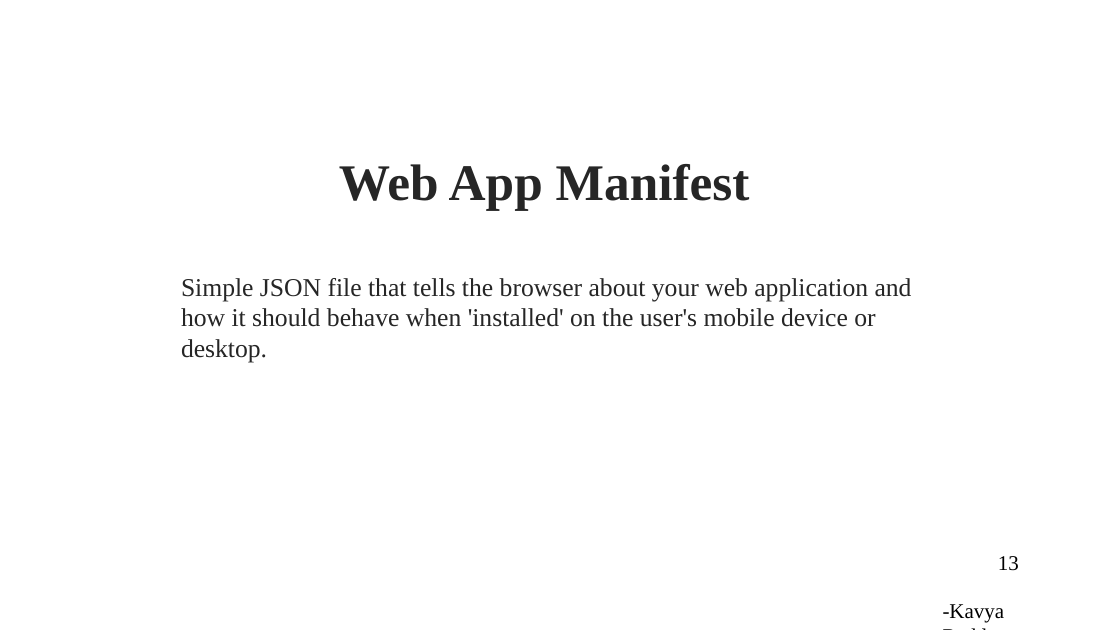
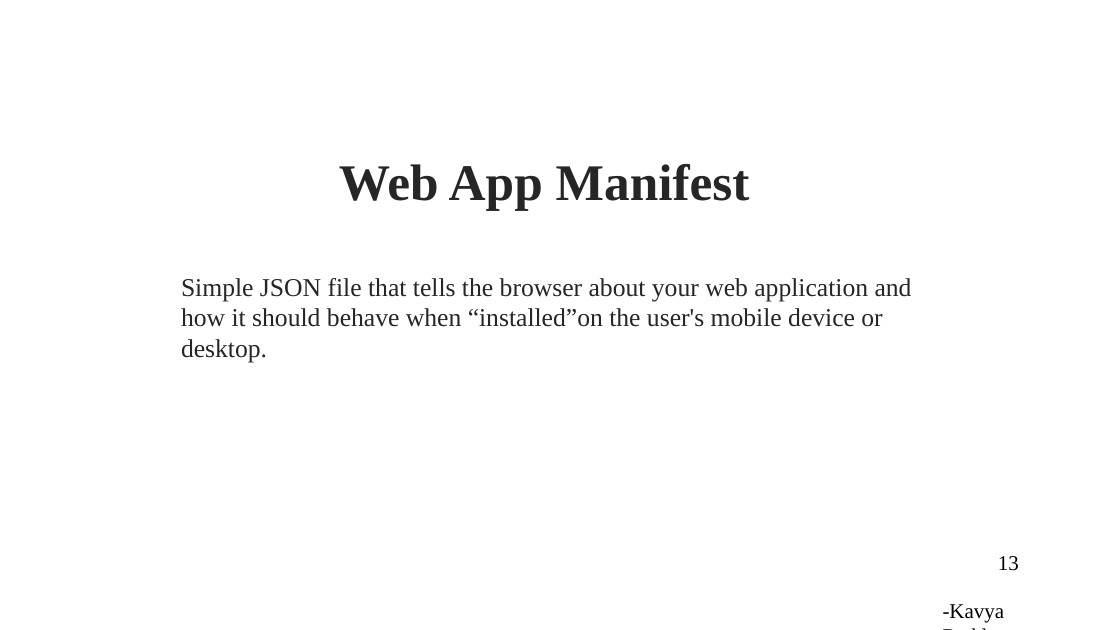
Before and after one commit to Sravani537520/WrokshopOnPWA, a slide deck: slide 13 of pptOnPWA.pptx. Drawn at 1120x630 pixels with LibreOffice and Linux fonts; fonts in the diff are those of the drawing; background and template pictures are left out. Boxes give left, top, right and bottom in pixels: in the first picture for what was removed or moved away, otherwise in the second. Text is boxed around its words. In the diff, an @@ line names an element or a change of style, - is before the commit and + after.

```diff
--- a/pptOnPWA.pptx
+++ b/pptOnPWA.pptx
@@ text at bbox=[181, 278, 912, 363]: text changed @@
-Simple JSON file that tells the browser about your web application and how it should behave when 'installed' on the user's mobile device or desktop.
+Simple JSON file that tells the browser about your web application and how it should behave when “installed”on the user's mobile device or desktop.
```
Also in this commit, not shown: 13 other slides changed, 1 slide added, 1 slide removed.
